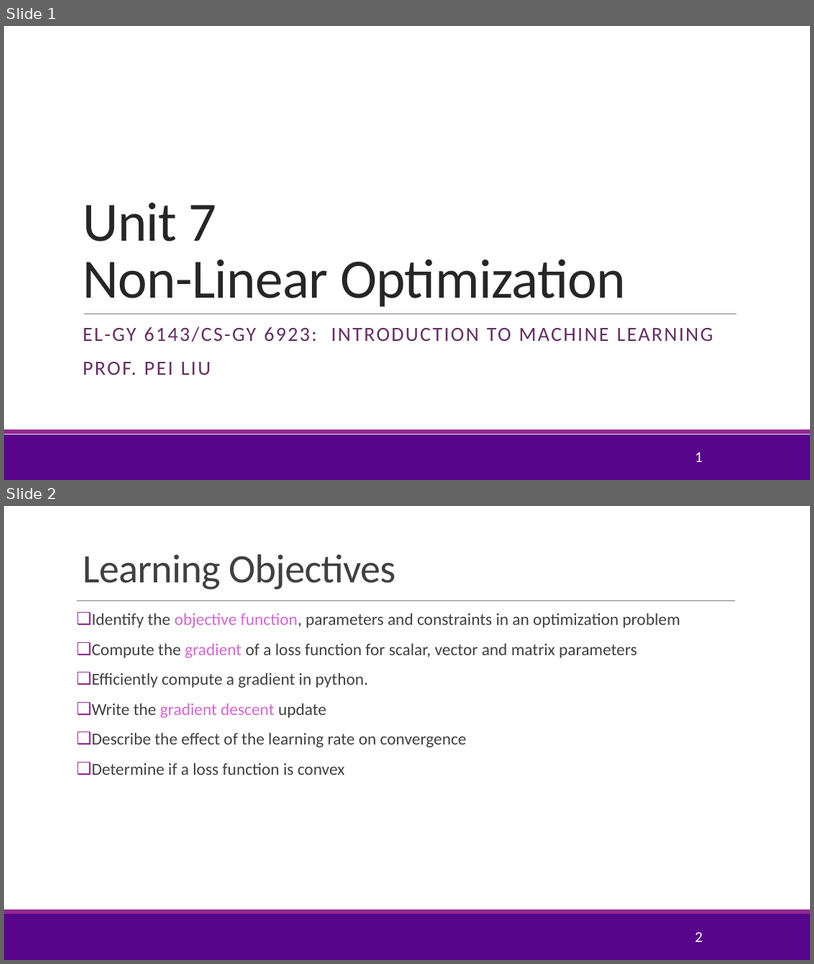
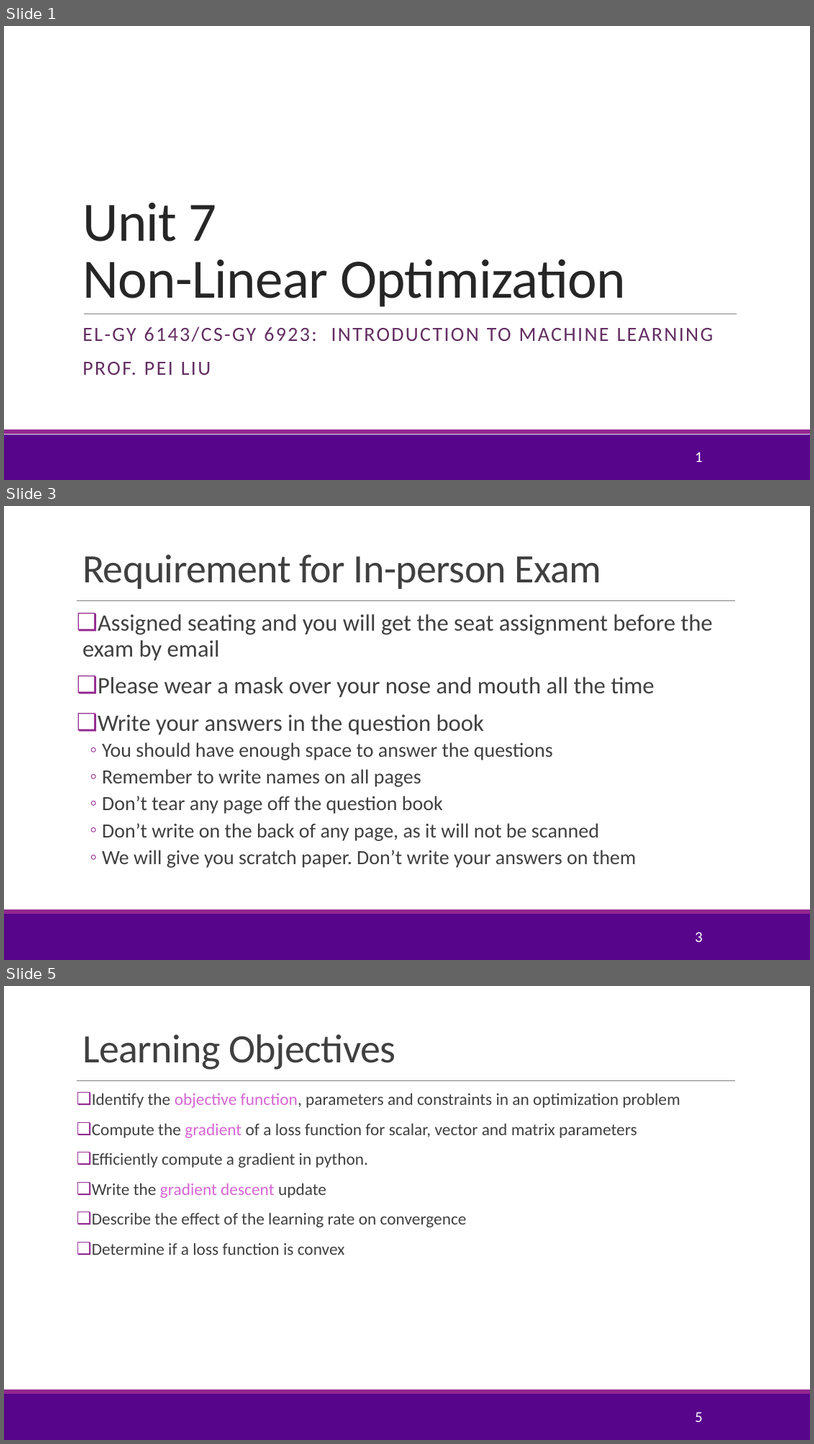
Before and after one commit to pliugithub/MachineLearning, a slide deck: lectures/Lect07_Optim.pptx. Shown one above the other, each under a label of ours: slides 1 and 2 before the commit, slides 1, 3 and 5 after it; the slides between them are not shown. The pictures are 814x964 and 814x1444 pixels, drawn with LibreOffice and Linux fonts; fonts in the diff are those of the drawing; background and template pictures are left out. Boxes give left, top, right and bottom in pixels: in the first picture for what was removed or moved away, otherwise in the second. Text is boxed around its words. In the diff, an @@ line names an element or a change of style, - is before the commit and + after.

Commit message:
updated exam requirement

```diff
--- a/lectures/Lect07_Optim.pptx
+++ b/lectures/Lect07_Optim.pptx
@@ slide 3 added at [4,506,810,960], background #FFFFFF; not listed: 3 template elements that a slide beside it also shows @@
@@ title added at [82,554,602,589], 48 pt, text #404040 @@
+Requirement for In-person Exam
@@ text added at [82,614,712,867], 24 pt, text #404040 @@
+❑ Assigned seating and you will get the seat assignment before the exam by email
+❑ Please wear a mask over your nose and mouth all the time
+❑ Write your answers in the question book
+  ◦ You should have enough space to answer the questions
+  ◦ Remember to write names on all pages
+  ◦ Don’t tear any page off the question book
+  ◦ Don’t write on the back of any page, as it will not be scanned
+  ◦ We will give you scratch paper. Don’t write your answers on them
@@ page number added at [695,932,703,942], 18 pt, text #FFFFFF @@
+3
@@ what was slide 2 is now slide 5 @@
@@ page number at [695,1412,703,1422]: text changed @@
-2
+5
```
Also in this commit, not shown: 2 other slides added, 2 other files.
